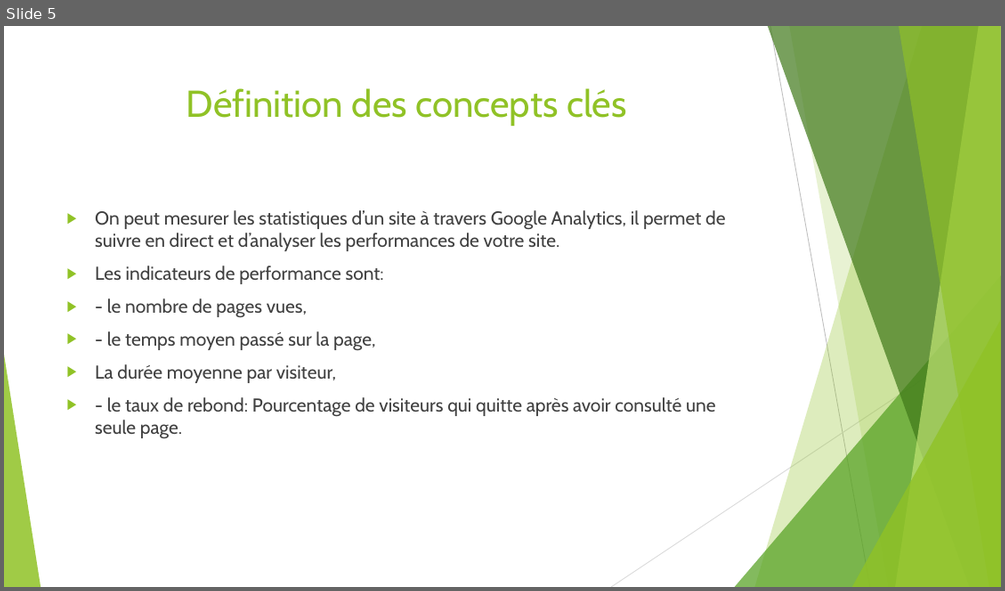
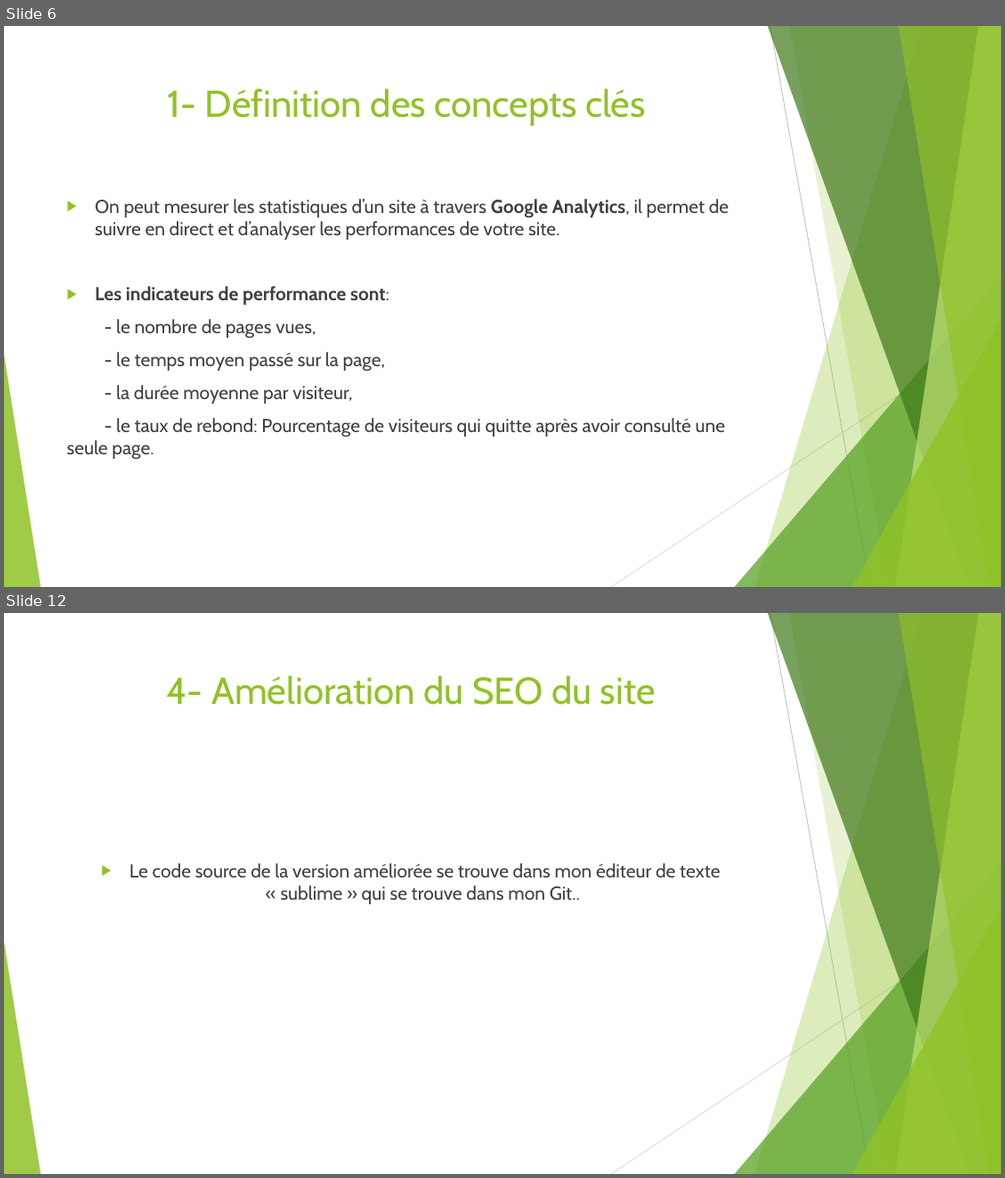
Before and after one commit to SOW-tech/Projet4ameliore, a slide deck: Présentation Projet4.pptx. Shown one above the other, each under a label of ours: slide 5 before the commit, slides 6 and 12 after it; the slides between them are not shown. The pictures are 1005x591 and 1005x1178 pixels, drawn with LibreOffice and Linux fonts; fonts in the diff are those of the drawing. Boxes give left, top, right and bottom in pixels: in the first picture for what was removed or moved away, otherwise in the second. Text is boxed around its words. In the diff, an @@ line names an element or a change of style, - is before the commit and + after.

```diff
--- a/Présentation Projet4.pptx
+++ b/Présentation Projet4.pptx
@@ slide 12 added at [4,613,1001,1174], background #FFFFFF; not listed: 10 template elements that a slide beside it also shows @@
@@ title added at [166,675,655,705], 36 pt, text #90C226 @@
+4- Amélioration du SEO du site
@@ text added at [129,863,720,904], 18 pt, text #404040 @@
+▶ Le code source de la version améliorée se trouve dans mon éditeur de texte « sublime » qui se trouve dans mon Git..
@@ what was slide 5 is now slide 6 @@
@@ slide 6 changed as well @@
@@ title at [168,88,646,126]: text changed @@
-Définition des concepts clés
+1- Définition des concepts clés
@@ text "On peut mesurer les statistiques ...": place and size @@
-text "On peut mesurer les statistiques ..." at [95,210,725,438]
+text "On peut mesurer les statistiques ..." at [67,199,728,459]
@@ text at [67,199,728,459]: bold on in "Google Analytics,", "Les indicateurs de performance sont:"; bullet ▶ to none @@
@@ text at [116,385,352,403]: text changed @@
-▶ La durée moyenne par visiteur,
+- la durée moyenne par visiteur,
```
Also in this commit, not shown: 5 other slides changed, 8 other slides added, 10 other files.
